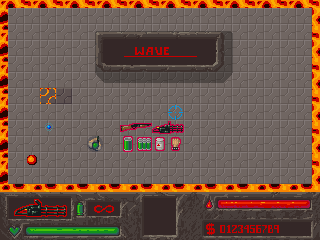
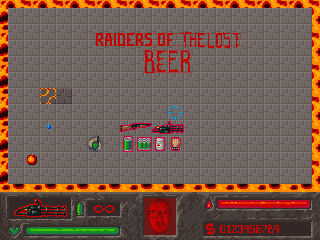
The second w=320, h=240 image is a revision of the first. Changes to its layers:
added layer "Layer 18" in group "Overlay" over [96, 32, 240, 74]
added layer "Layer 17" (38%) in group "Overlay" over [94, 33, 243, 73]
hid "Overlay_Wave" over [124, 47, 197, 57]
hid "Overlay" (2nd of 2, in "Overlay") over [95, 31, 233, 83]
added group "Portrait" with 3 layers above "HUD" over [144, 198, 176, 235]
added layer "Layer 15" in group "Portrait" over [147, 198, 172, 235]
added layer "Layer 16" (38%) in group "Portrait" over [144, 198, 176, 235]
